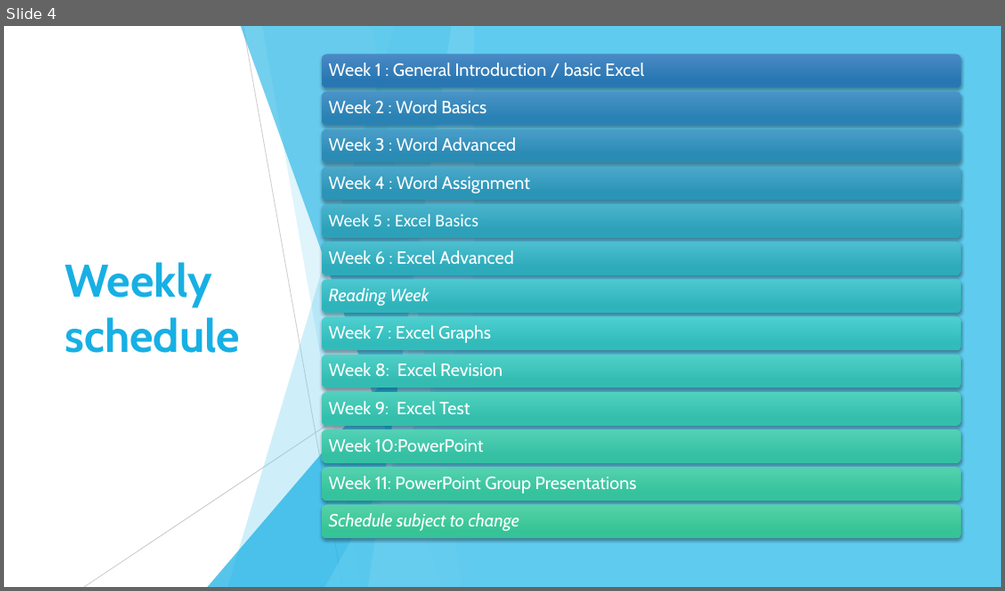
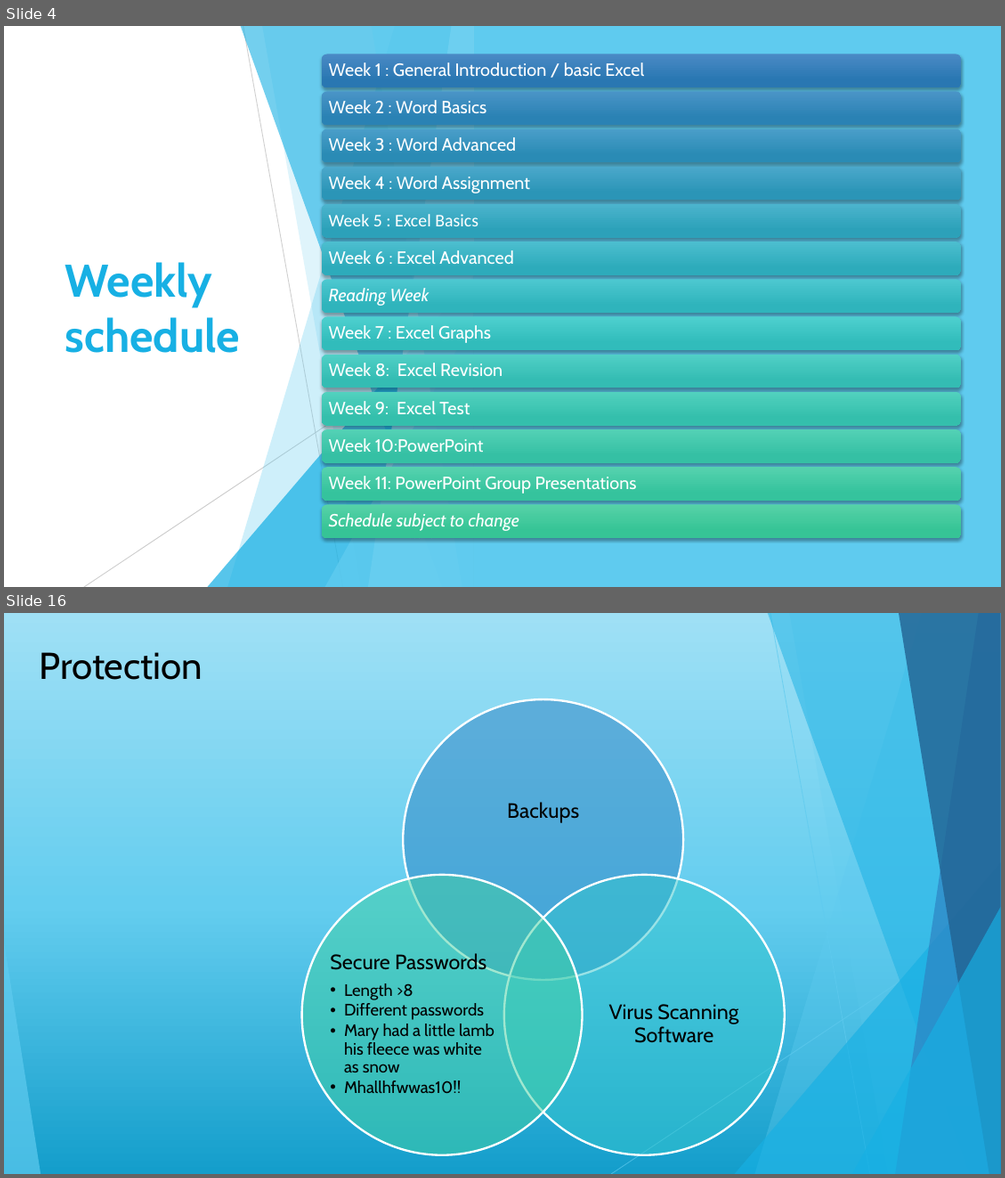
Before and after one commit to maireadmeagher/ICT-25, a slide deck: topic01-introduction-to-ICT/unit-1/talk-1/a-intro.pptx. Shown one above the other, each under a label of ours: slide 4 before the commit, slides 4 and 16 after it; the slides between them are not shown. The pictures are 1005x591 and 1005x1178 pixels, drawn with LibreOffice and Linux fonts; fonts in the diff are those of the drawing. Boxes give left, top, right and bottom in pixels: in the first picture for what was removed or moved away, otherwise in the second. Text is boxed around its words. In the diff, an @@ line names an element or a change of style, - is before the commit and + after.

```diff
--- a/topic01-introduction-to-ICT/unit-1/talk-1/a-intro.pptx
+++ b/topic01-introduction-to-ICT/unit-1/talk-1/a-intro.pptx
@@ slide 16 added at (4,613,1001,1174), background gradient #149ECB to #64CDEF to #9FE0F5; not listed: 10 template elements that a slide beside it also shows @@
@@ title added at (40,652,203,680), 36 pt, text #000000 @@
+Protection
@@ group added at (301,699,785,1155): 3 ellipses, 3 texts @@
+Backups
+Virus Scanning Software
+Secure Passwords
+  • Length >8
+  • Different passwords
+  • Mary had a little lamb his fleece was white as snow
+  • Mhallhfwwas10!!
```
Also in this commit, not shown: 2 slides changed, 14 other slides added, 2 other files.
